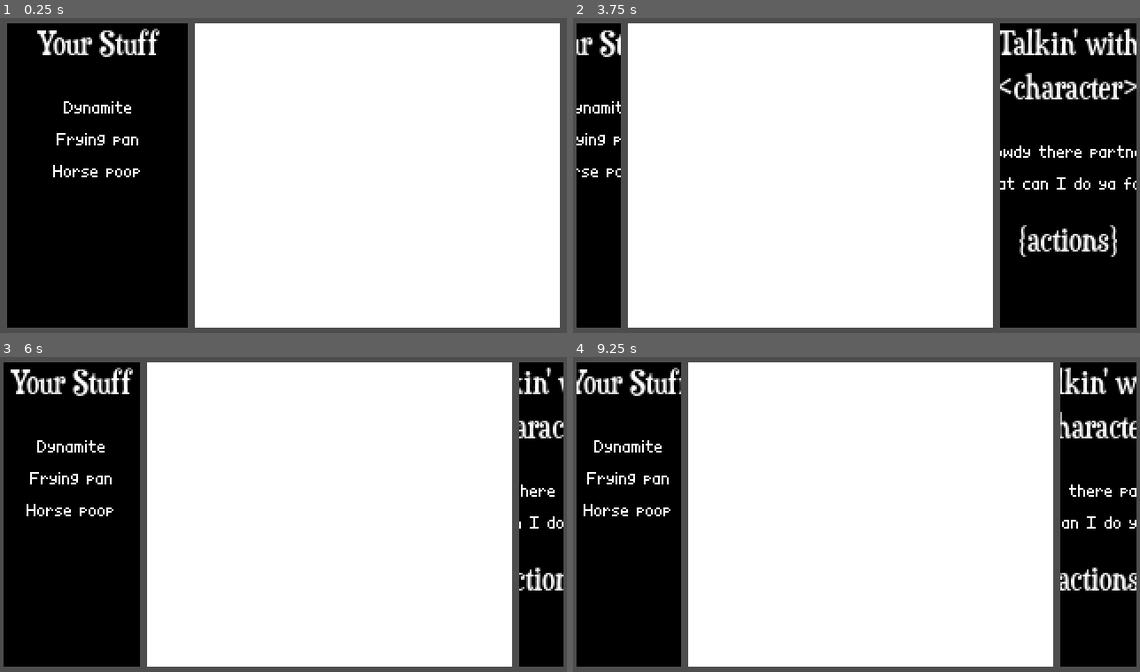
Above: before the commit, frames 1-4 (two rows, left to right).
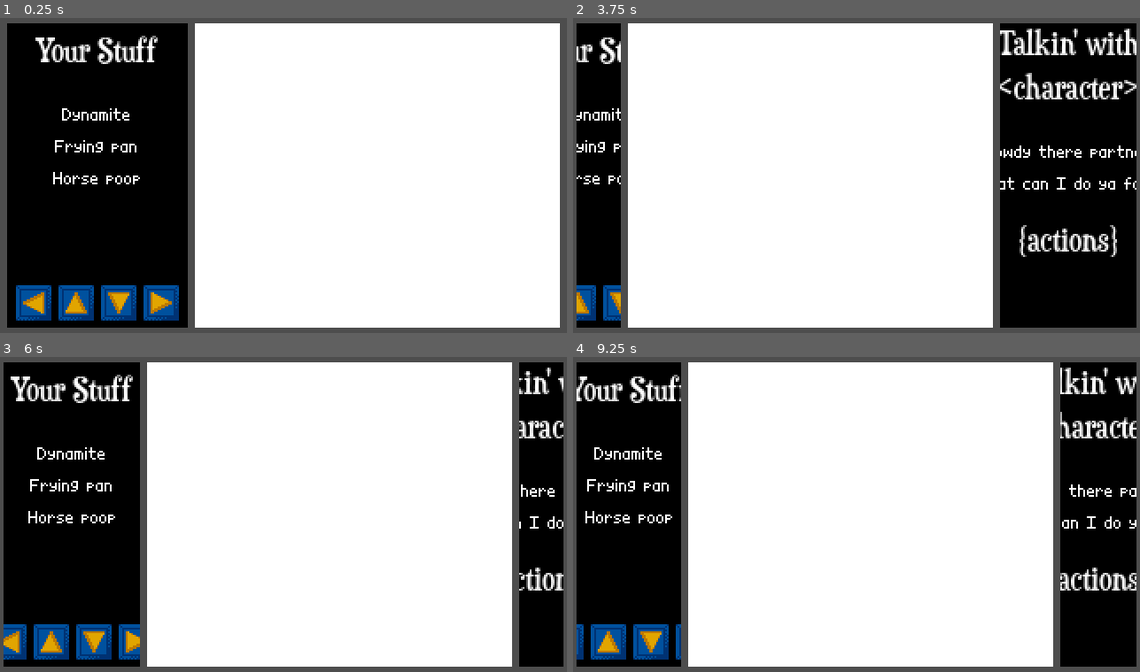
Above: after the commit, the same moments.

Repository: GreenCastleB/FrontierOfTheCryingMoon
Game: Godot game, scene res://scenes/Main.tscn
Two runs of this game, one before a commit and one after it. Both use one fixed random seed, a clock stepped at 60 frames per second and the inputs below.
Inputs:
- Up to frame 1 (0.25 s): no input
- Up to frame 2 (3.75 s): tap Enter at 0.5, 2.75 s; hold Right (ui_right) 0.53-1.28 s; hold Down (ui_down) 1.28-2.03 s; tap Space at 2, 3.5 s; hold Right (ui_right) 2.03-2.78 s; hold Up (ui_up) 2.78-3.53 s; hold Left (ui_left) from 3.53 s (still down)
- Up to frame 3 (6 s): tap Enter at 5 s; release Left (ui_left) at 5.03 s; hold Down (ui_down) 5.03-5.78 s; tap Space at 5.75 s; hold Right (ui_right) from 5.78 s (still down)
- Up to frame 4 (9.25 s): release Right (ui_right) at 6.53 s; hold Up (ui_up) 6.53-7.28 s; hold Right (ui_right) 7.28-8.03 s; hold Down (ui_down) 8.03-8.78 s; hold Left (ui_left) from 8.78 s (still down)

The runs differ from the first frame. In frame 1, 5.0% of the frame differs, in the area x 2-32%, y 3-97%; in frame 2, 1.6%; in frame 3, 4.4%; in frame 4, 3.6%.

Commit message:
TouchScreenButtons added
Also BiteSizeJam icon

Diff:
--- a/project.godot
+++ b/project.godot
@@ -17,7 +17,7 @@
 config/version="0"
 run/main_scene="uid://co86iou6io142"
 config/features=PackedStringArray("4.6", "GL Compatibility")
-config/icon="res://assets/icon.svg"
+config/icon="uid://cevtpwntv621i"
 
 [debug]
 
@@ -49,6 +49,10 @@
 "res://shaders/": "pink"
 }
 
+[input_devices]
+
+pointing/emulate_touch_from_mouse=true
+
 [physics]
 
 3d/physics_engine="Dummy"
--- a/scenes/DialogUI.tscn
+++ b/scenes/DialogUI.tscn
@@ -29,7 +29,6 @@
 color = Color(0, 0, 0, 1)
 
 [node name="MainContainer" type="VBoxContainer" parent="Background" unique_id=783776344]
-unique_name_in_owner = true
 layout_mode = 1
 anchors_preset = 5
 anchor_left = 0.5
--- a/scenes/InventoryUI.tscn
+++ b/scenes/InventoryUI.tscn
@@ -3,6 +3,22 @@
 [ext_resource type="Script" uid="uid://ce2hk430kne6" path="res://scripts/InventoryUINode.gd" id="1_l5txx"]
 [ext_resource type="LabelSettings" uid="uid://bmhblsr0by1t3" path="res://assets/fonts/LabelSettings_Menu_H1.tres" id="1_wqexf"]
 [ext_resource type="LabelSettings" uid="uid://tlkpx1jnb0cx" path="res://assets/fonts/LabelSettings_Menu_P.tres" id="2_ju2k0"]
+[ext_resource type="Texture2D" uid="uid://dwg1h5urg0g14" path="res://assets/ui/dpad_left.png" id="4_nvcdf"]
+[ext_resource type="Texture2D" uid="uid://hhr5aldpocfo" path="res://assets/ui/dpad_up.png" id="5_141ln"]
+[ext_resource type="Texture2D" uid="uid://ds2o1awck45r2" path="res://assets/ui/dpadD_left.png" id="5_d0rvq"]
+[ext_resource type="Texture2D" uid="uid://cyok08w4ldo7j" path="res://assets/ui/dpad_down.png" id="6_tbtli"]
+[ext_resource type="Texture2D" uid="uid://dmm8kj6kx4xkr" path="res://assets/ui/dpadD_up.png" id="7_4jdrs"]
+[ext_resource type="Texture2D" uid="uid://bfr72orwtusf8" path="res://assets/ui/dpad_right.png" id="7_hfc6r"]
+[ext_resource type="Texture2D" uid="uid://c5rxovlrkhhi8" path="res://assets/ui/dpadD_down.png" id="9_a70b0"]
+[ext_resource type="Texture2D" uid="uid://ctfeyxwqnwwam" path="res://assets/ui/dpadD_right.png" id="11_u03wm"]
+
+[sub_resource type="RectangleShape2D" id="RectangleShape2D_l5txx"]
+
+[sub_resource type="RectangleShape2D" id="RectangleShape2D_rp0l5"]
+
+[sub_resource type="RectangleShape2D" id="RectangleShape2D_67gaj"]
+
+[sub_resource type="RectangleShape2D" id="RectangleShape2D_rhf62"]
 
 [node name="InventoryUINode" type="Control" unique_id=207678974]
 layout_mode = 3
@@ -25,42 +41,96 @@
 grow_vertical = 2
 color = Color(0, 0, 0, 1)
 
-[node name="MainContainer" type="VBoxContainer" parent="Background" unique_id=1045534536]
-unique_name_in_owner = true
+[node name="MarginContainer" type="MarginContainer" parent="Background" unique_id=1888988666]
 layout_mode = 1
-anchors_preset = 5
-anchor_left = 0.5
-anchor_right = 0.5
-offset_left = -31.0
-offset_right = 31.0
-offset_bottom = 83.0
+anchors_preset = 15
+anchor_right = 1.0
+anchor_bottom = 1.0
 grow_horizontal = 2
+grow_vertical = 2
+theme_override_constants/margin_top = 4
+theme_override_constants/margin_bottom = 4
+
+[node name="MenuContainer" type="VBoxContainer" parent="Background/MarginContainer" unique_id=1045534536]
+layout_mode = 2
 theme_override_constants/separation = 4
 
-[node name="Label" type="Label" parent="Background/MainContainer" unique_id=196059479]
+[node name="Label" type="Label" parent="Background/MarginContainer/MenuContainer" unique_id=196059479]
 layout_mode = 2
 text = "Your Stuff"
 label_settings = ExtResource("1_wqexf")
 horizontal_alignment = 1
 
-[node name="Spacer" type="Control" parent="Background/MainContainer" unique_id=1951080801]
+[node name="Spacer1" type="Control" parent="Background/MarginContainer/MenuContainer" unique_id=1951080801]
 custom_minimum_size = Vector2(0, 8)
 layout_mode = 2
 
-[node name="Label2" type="Label" parent="Background/MainContainer" unique_id=1584331548]
+[node name="Label2" type="Label" parent="Background/MarginContainer/MenuContainer" unique_id=1584331548]
 layout_mode = 2
 text = "Dynamite"
 label_settings = ExtResource("2_ju2k0")
 horizontal_alignment = 1
 
-[node name="Label3" type="Label" parent="Background/MainContainer" unique_id=1318989849]
+[node name="Label3" type="Label" parent="Background/MarginContainer/MenuContainer" unique_id=1318989849]
 layout_mode = 2
 text = "Frying pan"
 label_settings = ExtResource("2_ju2k0")
 horizontal_alignment = 1
 
-[node name="Label4" type="Label" parent="Background/MainContainer" unique_id=156415019]
+[node name="Label4" type="Label" parent="Background/MarginContainer/MenuContainer" unique_id=156415019]
 layout_mode = 2
 text = "Horse poop"
 label_settings = ExtResource("2_ju2k0")
 horizontal_alignment = 1
+
+[node name="Spacer2" type="Control" parent="Background/MarginContainer/MenuContainer" unique_id=1214743075]
+layout_mode = 2
+size_flags_vertical = 3
+
+[node name="TSBtnsHBox" type="HBoxContainer" parent="Background/MarginContainer/MenuContainer" unique_id=590510190]
+layout_mode = 2
+alignment = 1
+
+[node name="TSBtn1" type="Control" parent="Background/MarginContainer/MenuContainer/TSBtnsHBox" unique_id=444114934]
+custom_minimum_size = Vector2(20, 20)
+layout_mode = 2
+
+[node name="LeftBtn" type="TouchScreenButton" parent="Background/MarginContainer/MenuContainer/TSBtnsHBox/TSBtn1" unique_id=668527097]
+texture_normal = ExtResource("4_nvcdf")
+texture_pressed = ExtResource("5_d0rvq")
+shape = SubResource("RectangleShape2D_l5txx")
+shape_visible = false
+action = "ui_left"
+
+[node name="TSBtn2" type="Control" parent="Background/MarginContainer/MenuContainer/TSBtnsHBox" unique_id=952657258]
+custom_minimum_size = Vector2(20, 20)
+layout_mode = 2
+
+[node name="UpBtn" type="TouchScreenButton" parent="Background/MarginContainer/MenuContainer/TSBtnsHBox/TSBtn2" unique_id=731724600]
+texture_normal = ExtResource("5_141ln")
+texture_pressed = ExtResource("7_4jdrs")
+shape = SubResource("RectangleShape2D_rp0l5")
+shape_visible = false
+action = "ui_up"
+
+[node name="TSBtn3" type="Control" parent="Background/MarginContainer/MenuContainer/TSBtnsHBox" unique_id=331534000]
+custom_minimum_size = Vector2(20, 20)
+layout_mode = 2
+
+[node name="DownBtn" type="TouchScreenButton" parent="Background/MarginContainer/MenuContainer/TSBtnsHBox/TSBtn3" unique_id=1898441474]
+texture_normal = ExtResource("6_tbtli")
+texture_pressed = ExtResource("9_a70b0")
+shape = SubResource("RectangleShape2D_67gaj")
+shape_visible = false
+action = "ui_down"
+
+[node name="TSBtn4" type="Control" parent="Background/MarginContainer/MenuContainer/TSBtnsHBox" unique_id=1024453835]
+custom_minimum_size = Vector2(20, 20)
+layout_mode = 2
+
+[node name="RightBtn" type="TouchScreenButton" parent="Background/MarginContainer/MenuContainer/TSBtnsHBox/TSBtn4" unique_id=1844272142]
+texture_normal = ExtResource("7_hfc6r")
+texture_pressed = ExtResource("11_u03wm")
+shape = SubResource("RectangleShape2D_rhf62")
+shape_visible = false
+action = "ui_right"
--- a/scripts/MainNode.gd
+++ b/scripts/MainNode.gd
@@ -29,7 +29,13 @@
 
 func _input(event: InputEvent) -> void:
 	if currState in [STATE.WALKING]:
-		if (event.is_action_pressed("ui_right")):
+		if (event.is_action_pressed("ui_left")):
+			printt("MainNode ::", "Walking Input", "ui_left");
+		elif (event.is_action_pressed("ui_up")):
+			printt("MainNode ::", "Walking Input", "ui_up");
+		elif (event.is_action_pressed("ui_down")):
+			printt("MainNode ::", "Walking Input", "ui_down");
+		elif (event.is_action_pressed("ui_right")):
 			printt("MainNode ::", "Walking Input", "ui_right");
 			currState = STATE.ENTER_DIALOG;
 	elif currState in [STATE.DIALOG]:
Binary file added: assets/bitesizejam.png
Binary file added: assets/ui/dpadD_down.png
Binary file added: assets/ui/dpadD_left.png
Binary file added: assets/ui/dpadD_right.png
Binary file added: assets/ui/dpadD_up.png
Binary file added: assets/ui/dpad_down.png
Binary file added: assets/ui/dpad_left.png
Binary file added: assets/ui/dpad_right.png
Binary file added: assets/ui/dpad_up.png
Not shown, removed: assets/ui/dummy.txt
